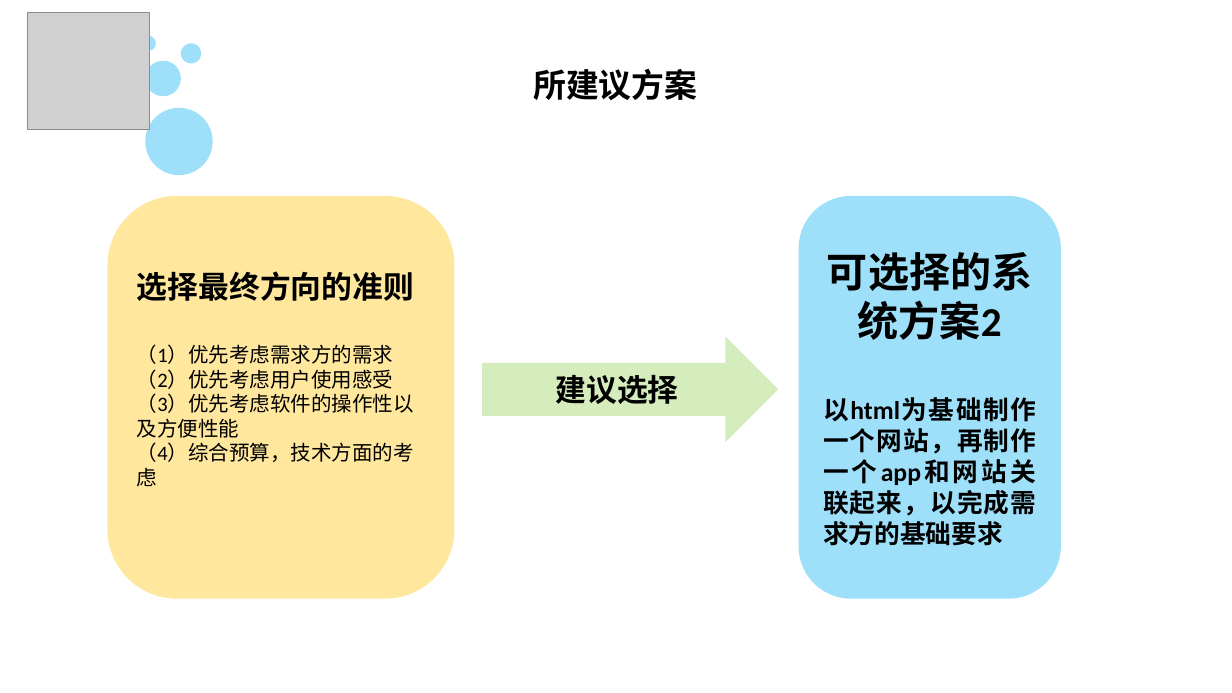
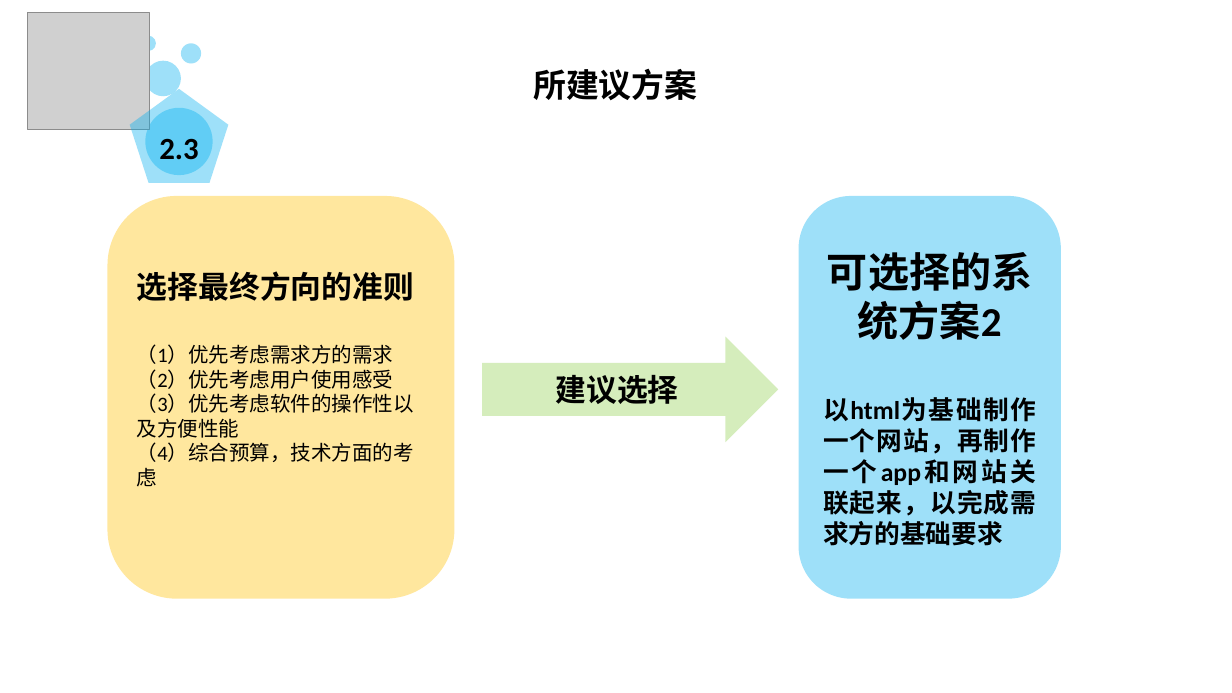
Before and after one commit to PRD2018-G13/PRD2018-G13-TeamProject, a slide deck: slide 14 of PRD2018-G13组项目/软件工程系列课程教学辅助网站/受控文档/分析设计/PRD2018-G13-项目里程碑.pptx (slide 13 before the commit). Drawn at 1232x693 pixels with LibreOffice and Linux fonts; fonts in the diff are those of the drawing; grey boxes stand for pictures; background and template pictures are left out. Boxes give left, top, right and bottom in pixels: in the first picture for what was removed or moved away, otherwise in the second. Text is boxed around its words. In the diff, an @@ line names an element or a change of style, - is before the commit and + after.

```diff
--- a/PRD2018-G13组项目/软件工程系列课程教学辅助网站/受控文档/分析设计/PRD2018-G13-项目里程碑.pptx
+++ b/PRD2018-G13组项目/软件工程系列课程教学辅助网站/受控文档/分析设计/PRD2018-G13-项目里程碑.pptx
@@ pentagon added at (129, 89, 228, 183), fill #00B0F0 at 38% opacity, 24 pt, text #000000, bold @@
+2.3
```
Also in this commit, not shown: 23 other slides changed, 49 slides added, 15 slides removed, 2 other files.
